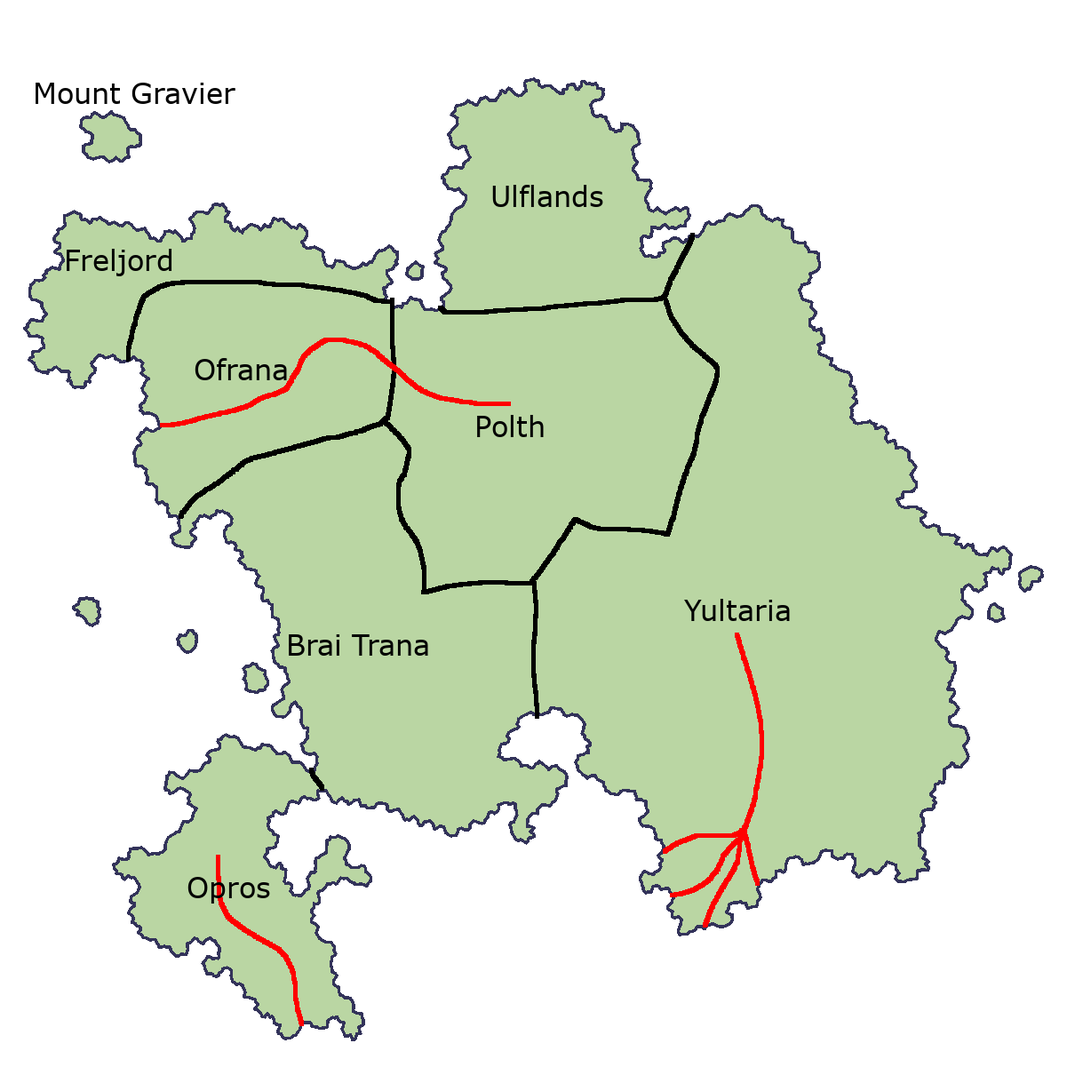
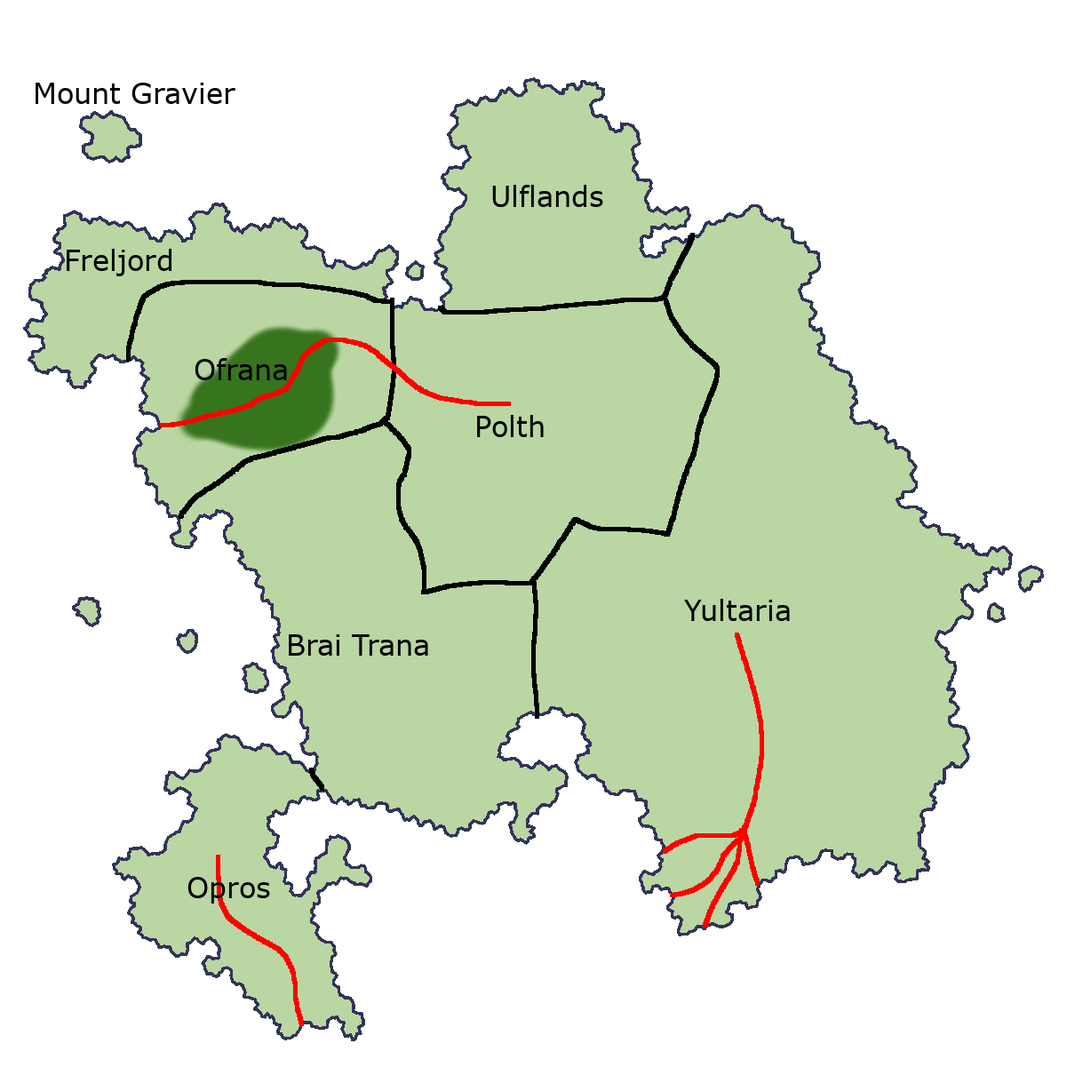
Layer changes from the first 1091x1091 image to the second:
showed "Forests" over [174, 324, 344, 455]
